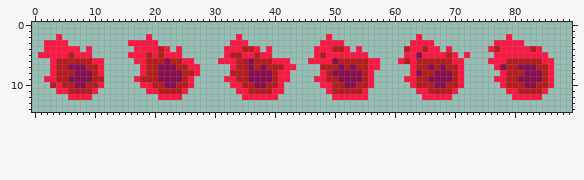
Sprite sheet, stored at res/projectiles/fb_inner_ss.png. The first picture shows the starting point.
The file is 90x15 pixels.
And afterwards:
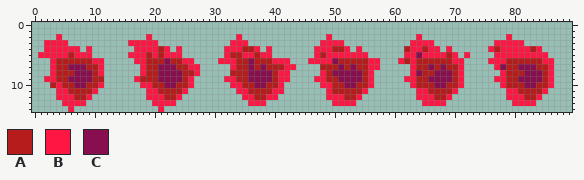
Palette (. is transparent): A #b71c1c  B #ff1744  C #880e4f
Change:
The author changed colour B to colour A in row 12 at x 7 to 8, 22 to 23, 37 to 38, 52 to 53, 67 to 68 and 82 to 83.
Colour B now appears in row 12 at x 4 to 5, 19 to 20, 49, 64 and 79; in row 13 at x 5 to 8, 20 to 23, 36 to 38, 50 to 53, 65 to 68 and 80 to 83; in row 14 at x 6 and 21.
The author cleared colour B in row 12 at x 55.
Boxes around the changes in both pictures, in picture pixels (x1, y1, x2, y2):
changed: (56, 94, 86, 112)
changed: (146, 94, 176, 112)
changed: (248, 94, 266, 106)
changed: (326, 94, 368, 106)
changed: (416, 94, 446, 106)
changed: (506, 94, 536, 106)
